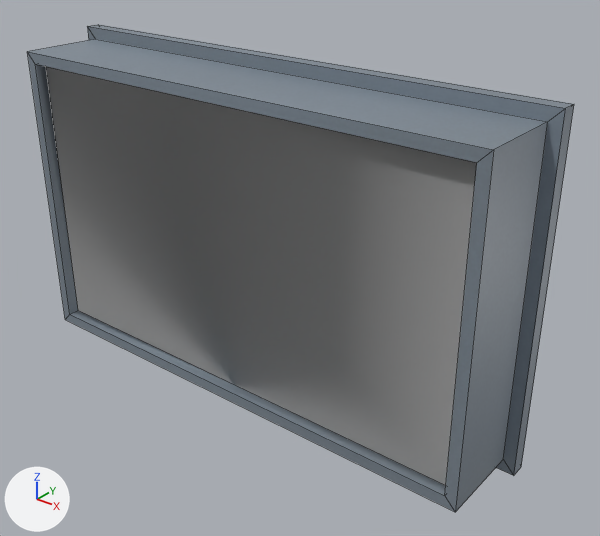
An edit to the FBX model Assets/model/ventana.fbx, drawn before and after from the same camera.
The view is the same before and after, from a camera (50 mm lens) standing at (1.953, -4.049, 1.209) and looking at (0.691, -2.471, 0.23). Every picture has the same lights, and +X, +Y and +Z are marked at lower left. Mesh edges are drawn as thin lines.

The first picture shows 'ventana'.
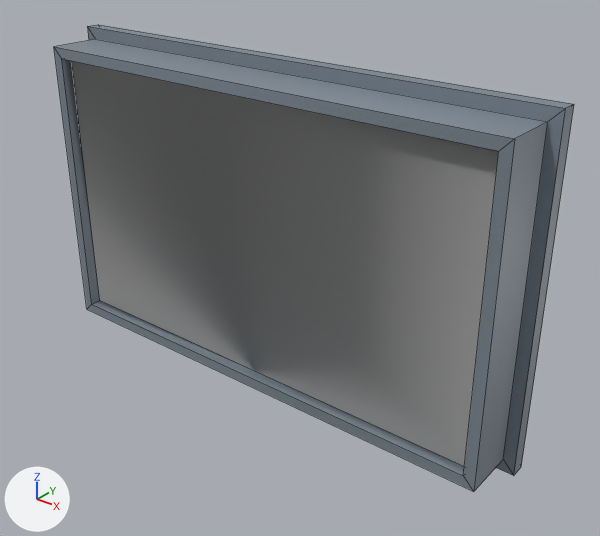
Pixel boxes (x1, y1, x2, y2) of what changed, in the pictures (600 x 536 px; the box of a moved part takes in the faces that stretch with it):
'ventana', reshaped: before (27, 24, 574, 512); after (54, 24, 574, 492)
part 1 of me_cube, moved or reshaped: before (27, 45, 518, 512); after (54, 45, 518, 492)

What the commit changed:
me_cube has 32 vertices, 34 faces and spans x -0.75..0.75, y -0.164..0.118, z -0.464..0.464.
me_cube is used by ob_ventana; location (0.596, -2.515, 0.308).
me_cube part 1: all 12 vertices in x -0.716..0.716, y -0.164..-0.131, z -0.43..0.43 are moved by (0.0, 0.088, 0.0).
